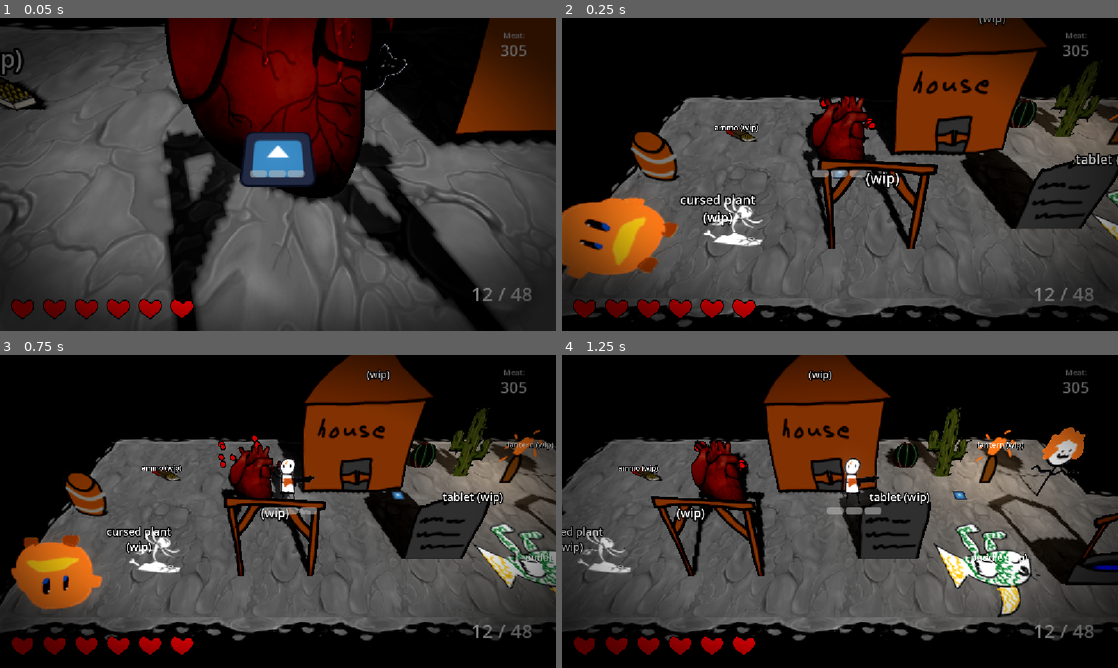
Above: before the commit, frames 1-4 (two rows, left to right).
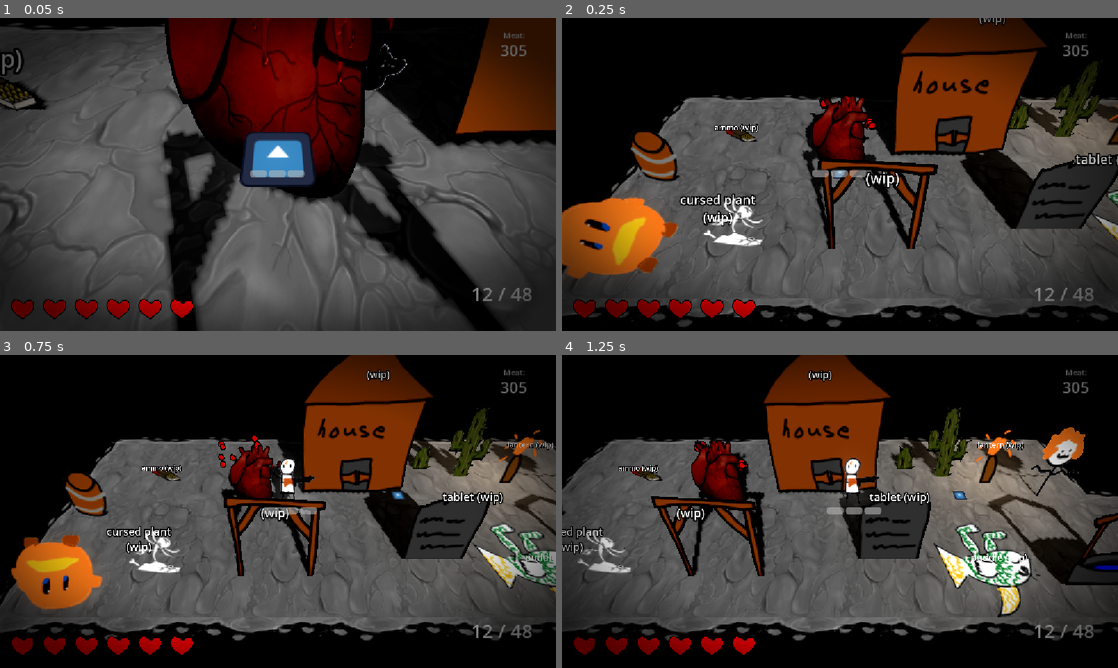
Above: after the commit, the same moments.

Repository: gmuGADIG/DEADSHOT
Game: Godot game, scene res://test_scenes/prop_demo.tscn
Same seed, same stepped clock (60 frames per second), same inputs: the game is played once before the commit and once after it. This scene is started directly instead of the project's main scene. The engine's default icon, where the game draws it, is replaced by a stand-in: a white triangle on a blue panel in a dark square. Sound files missing from this copy of the repository are replaced by a short silence.
Inputs (mouse positions are in pixels of both pictures, inside the frame that each line leads up to):
- Up to frame 1 (0.05 s): no input
- Up to frame 2 (0.25 s): no input
- Up to frame 3 (0.75 s): move the mouse to (400, 495) at 0.52 s; hold D (move_right) from 0.53 s (still down); hold E (interact) from 0.53 s (still down)
- Up to frame 4 (1.25 s): keep holding D (move_right); keep holding E (interact)

Frame 1 is identical in both runs. In frame 2, 0.3% of the frame differs, in the area x 80-86%, y 25-36%; in frame 3, 0.3%; in frame 4, 0.3%, in the area x 58-65%, y 27-37%.

Commit message:
Added small cactus (cropped large cactus)

Diff:
--- a/world/interactables/cover/cover_cactus_small.tscn
+++ b/world/interactables/cover/cover_cactus_small.tscn
@@ -1,7 +1,7 @@
 [gd_scene load_steps=5 format=3 uid="uid://c2bxn6p802s68"]
 
 [ext_resource type="PackedScene" uid="uid://o72hyyjcmpll" path="res://world/interactables/cover/cover_base.tscn" id="1_yxvnf"]
-[ext_resource type="Texture2D" uid="uid://bmhuos0gtvw2i" path="res://world/interactables/cover/cactus_small.png" id="2_57vh7"]
+[ext_resource type="Texture2D" uid="uid://cjvmtms58e4jo" path="res://world/interactables/cover/cactus_new_cropped.png" id="2_57vh7"]
 
 [sub_resource type="BoxShape3D" id="BoxShape3D_57vh7"]
 size = Vector3(1.1748047, 1, 1)
@@ -15,7 +15,7 @@
 shape = SubResource("BoxShape3D_57vh7")
 
 [node name="Sprite3D" parent="." index="1"]
-transform = Transform3D(0.5, 0, 0, 0, 0.4330127, 0.25, 0, -0.25, 0.4330127, 0, 0.5898251, 0)
+transform = Transform3D(0.75353837, 0, 0, 0, 0.65258336, 0.37676919, 0, -0.37676919, 0.65258336, 0, 0.5898251, 0)
 pixel_size = 0.005
 alpha_cut = 1
 texture = ExtResource("2_57vh7")
Binary file added: world/interactables/cover/cactus_new_cropped.png
Not shown, added: world/interactables/cover/cactus_new_cropped.png.import
